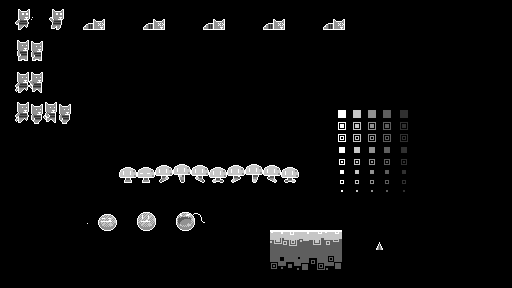
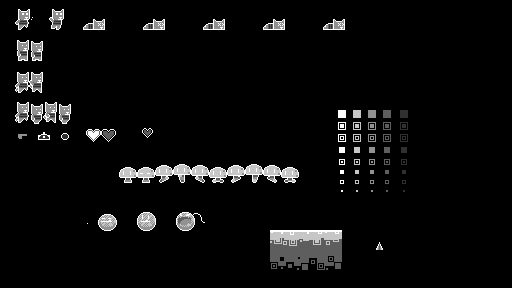
Layer changes from the first (512, 288) image to the second:
painted on "Background" over [18, 128, 153, 142]
